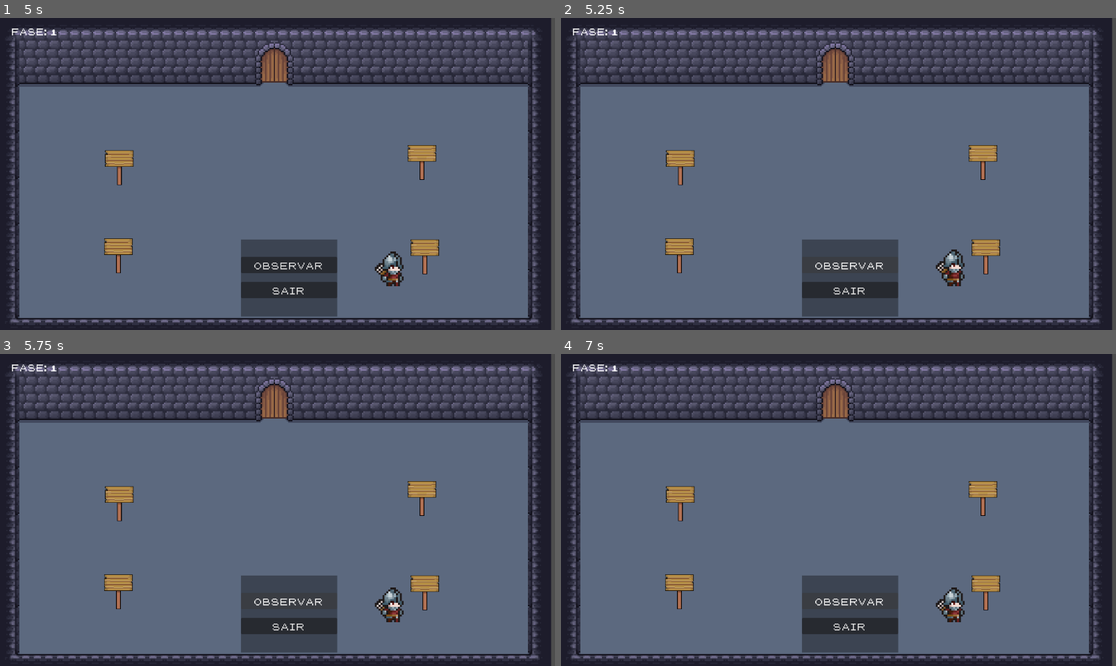
Above: before the commit, frames 1-4 (two rows, left to right).
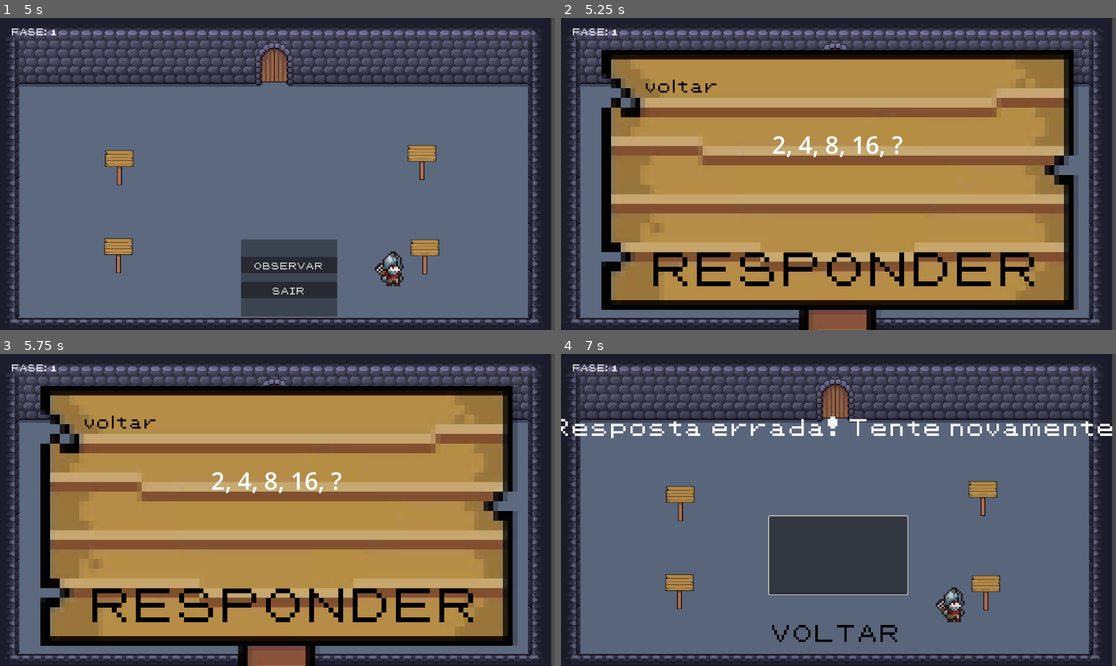
Above: after the commit, the same moments.

Repository: marques2473/MatDiscretaGodot
Game: Godot game, scene res://scene/menu_inicial.tscn
Two runs of this game, one before a commit and one after it. Both use one fixed random seed, a clock stepped at 60 frames per second and the inputs below.
Inputs (mouse positions are in pixels of both pictures, inside the frame that each line leads up to):
- Up to frame 1 (5 s): tap Enter (ui_accept) at 0.5, 0.77, 2, 2.27, 3.77, 4.52 s; hold D (Right) 0.53-1.25 s; hold E (interact) 0.53-1.25 s; click "START" at 1.25 s; hold S (Down) 2.03-2.78 s; tap E (interact) at 2.1, 3.6 s; hold D (Right) 2.78-3.53 s; hold E (interact) 2.78-3.53 s; hold W (Up) 3.53-4.28 s; hold A (Left) from 4.28 s (still down); hold E (interact) from 4.28 s (still down)
- Up to frame 2 (5.25 s): release A (Left) at 5 s; release E (interact) at 5 s; click "OBSERVAR" at 5 s
- Up to frame 3 (5.75 s): no input
- Up to frame 4 (7 s): click (849, 600) at 5.75 s, where only the run after the commit has a clickable "RESPONDER"; hold A (Left) from 6.53 s (still down); tap E (interact) at 6.6 s; tap Enter (ui_accept) at 6.77 s

Frame 1 is identical in both runs. In frame 2, 72% of the frame differs, in the area x 7-94%, y 10-100%; in frame 3, 72%; in frame 4, 10%.
Error before the commit: Invalid assignment of property or key 'player' with value of type 'CharacterBody2D (cavaleiro_prot.gd)' on a base object of type 'CanvasLayer (questão_OLD.gd)'…

Commit message:
resolvido bug da placa

Diff:
--- a/scene/questao.tscn
+++ b/scene/questao.tscn
@@ -1,25 +1,25 @@
 [gd_scene format=3 uid="uid://dds1udu0nydyw"]
 
-[ext_resource type="Script" uid="uid://dspiqiiaymb7j" path="res://script/questão_OLD.gd" id="1_1vykr"]
-[ext_resource type="Texture2D" uid="uid://bqqcth1rf6s3p" path="res://sprites/ConstrucaoMapa/placa.png" id="1_6o2hk"]
-[ext_resource type="Theme" uid="uid://bo0gmp477oin6" path="res://theme_btn.tres" id="2_brj4g"]
-[ext_resource type="FontFile" uid="uid://cv0ys8uf5nwln" path="res://Pokemon Classic.ttf" id="3_1vykr"]
+[ext_resource type="Script" uid="uid://dspiqiiaymb7j" path="res://script/questão.gd" id="1_t5eid"]
+[ext_resource type="Texture2D" uid="uid://bqqcth1rf6s3p" path="res://sprites/ConstrucaoMapa/placa.png" id="2_e2jbf"]
+[ext_resource type="Theme" uid="uid://bo0gmp477oin6" path="res://theme_btn.tres" id="3_y5pqt"]
+[ext_resource type="FontFile" uid="uid://cv0ys8uf5nwln" path="res://Pokemon Classic.ttf" id="4_2xy0d"]
 
 [node name="Questão" type="CanvasLayer" unique_id=1556813704]
-script = ExtResource("1_1vykr")
+script = ExtResource("1_t5eid")
 
 [node name="Sprite2D" type="Sprite2D" parent="." unique_id=1182695686]
 position = Vector2(579, 631)
 scale = Vector2(10, 10)
-texture = ExtResource("1_6o2hk")
+texture = ExtResource("2_e2jbf")
 
 [node name="responder" type="Button" parent="." unique_id=1399616687]
 offset_left = 111.0
 offset_top = 427.0
 offset_right = 1083.0
 offset_bottom = 598.0
-theme = ExtResource("2_brj4g")
-theme_override_fonts/font = ExtResource("3_1vykr")
+theme = ExtResource("3_y5pqt")
+theme_override_fonts/font = ExtResource("4_2xy0d")
 theme_override_font_sizes/font_size = 80
 text = "RESPONDER"
 
--- a/scene/questão_OLD.tscn
+++ b/scene/questão_OLD.tscn
@@ -1,25 +1,25 @@
 [gd_scene format=3 uid="uid://dds1udu0nydyw"]
 
-[ext_resource type="Script" uid="uid://dspiqiiaymb7j" path="res://script/questão_OLD.gd" id="1_xxe1h"]
-[ext_resource type="Texture2D" uid="uid://bqqcth1rf6s3p" path="res://sprites/ConstrucaoMapa/placa.png" id="2_qd88m"]
-[ext_resource type="Theme" uid="uid://bo0gmp477oin6" path="res://theme_btn.tres" id="3_rv7ao"]
-[ext_resource type="FontFile" uid="uid://cv0ys8uf5nwln" path="res://Pokemon Classic.ttf" id="4_r87vt"]
+[ext_resource type="Script" uid="uid://dspiqiiaymb7j" path="res://script/questão.gd" id="1_1vykr"]
+[ext_resource type="Texture2D" uid="uid://bqqcth1rf6s3p" path="res://sprites/ConstrucaoMapa/placa.png" id="1_6o2hk"]
+[ext_resource type="Theme" uid="uid://bo0gmp477oin6" path="res://theme_btn.tres" id="2_brj4g"]
+[ext_resource type="FontFile" uid="uid://cv0ys8uf5nwln" path="res://Pokemon Classic.ttf" id="3_1vykr"]
 
 [node name="Questão" type="CanvasLayer" unique_id=1995588274]
-script = ExtResource("1_xxe1h")
+script = ExtResource("1_1vykr")
 
 [node name="Sprite2D" type="Sprite2D" parent="." unique_id=2085152309]
 position = Vector2(579, 631)
 scale = Vector2(10, 10)
-texture = ExtResource("2_qd88m")
+texture = ExtResource("1_6o2hk")
 
 [node name="responder" type="Button" parent="." unique_id=1561722347]
 offset_left = 111.0
 offset_top = 427.0
 offset_right = 1083.0
 offset_bottom = 598.0
-theme = ExtResource("3_rv7ao")
-theme_override_fonts/font = ExtResource("4_r87vt")
+theme = ExtResource("2_brj4g")
+theme_override_fonts/font = ExtResource("3_1vykr")
 theme_override_font_sizes/font_size = 80
 text = "RESPONDER"
 
--- a/script/questão_OLD.gd
+++ /dev/null
@@ -1,18 +0,0 @@
-extends CanvasLayer
-
-const RESPOSTA_SCREEN = preload("res://scene/Resposta.tscn")
-
-var pergunta: String
-var placa: Placa_quest
-
-@onready var label: Label = $Label
-
-func _ready() -> void:
-	label.text = pergunta
-
-func _on_responder_pressed() -> void:
-	var new_resposta = RESPOSTA_SCREEN.instantiate()
-	new_resposta.placa = placa
-
-	get_parent().add_child(new_resposta)
-	queue_free()
Not shown: 1 places in scene/questao.tscn that only renumber resources
Renamed: script/questao.gd -> script/questão.gd
Renamed: script/questao.gd.uid -> script/questão.gd.uid
Not shown, removed: script/questão_OLD.gd.uid
